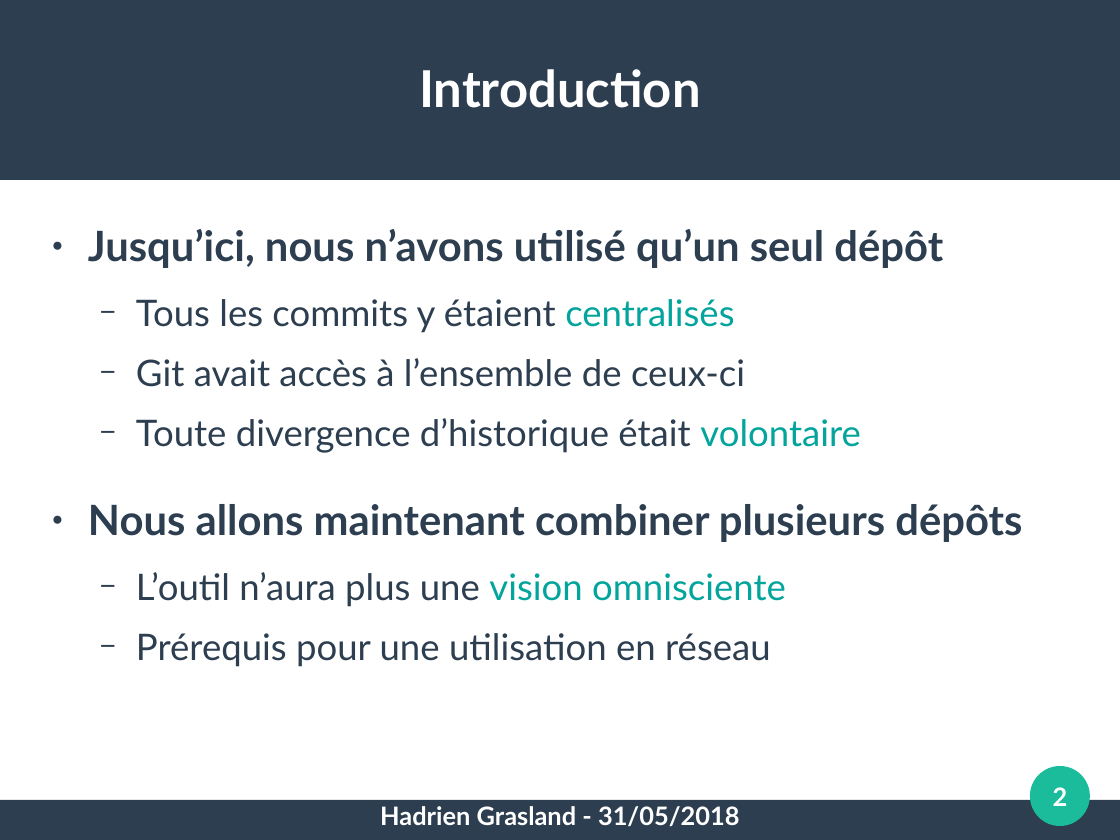
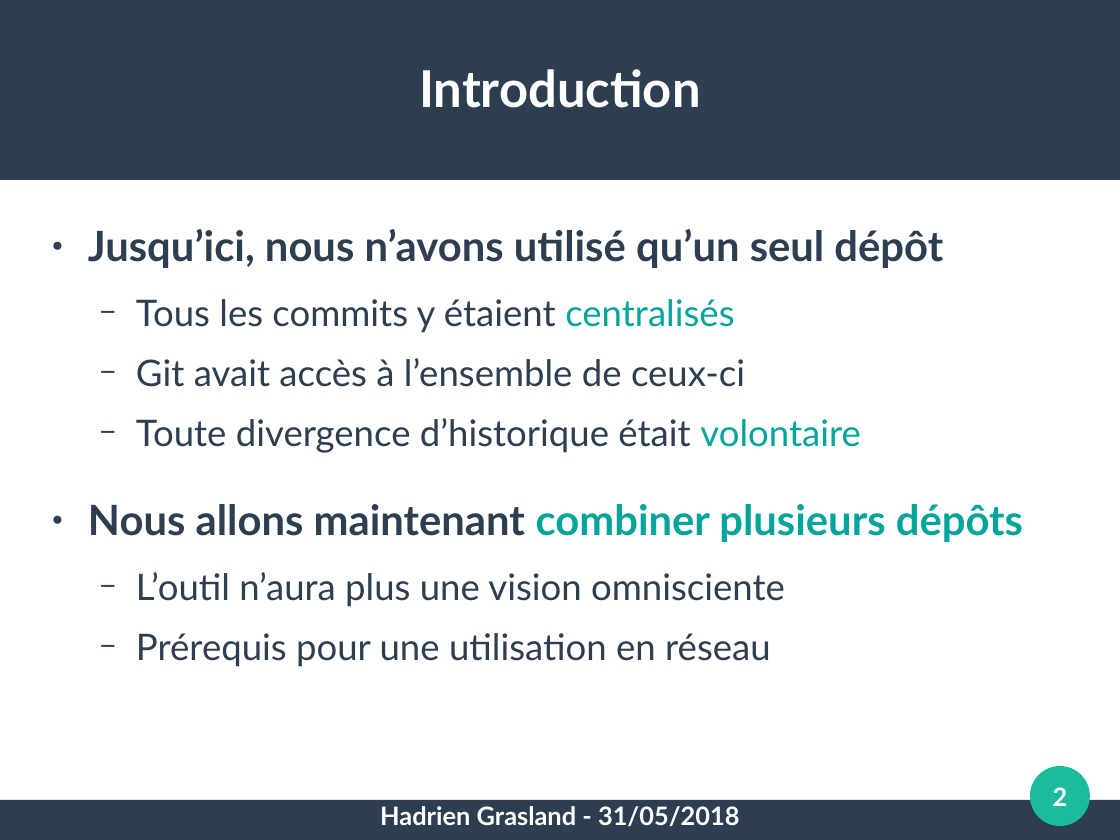
Before and after one commit to pushou/formation-git, a slide deck: slide 2 of 4-Distribution.odp. Drawn at 1120x840 pixels with LibreOffice and Linux fonts; fonts in the diff are those of the drawing. Boxes give left, top, right and bottom in pixels: in the first picture for what was removed or moved away, otherwise in the second. Text is boxed around its words. In the diff, an @@ line names an element or a change of style, - is before the commit and + after.

```diff
--- a/4-Distribution.odp
+++ b/4-Distribution.odp
@@ text at (88, 504, 1023, 607): text colour #2C3E50 to #02A49C in "combiner plusieurs dépôts"; text colour #02A49C to #2C3E50 in "vision omnisciente" @@
```
Also in this commit, not shown: 1 other slide changed, 5 other files.
